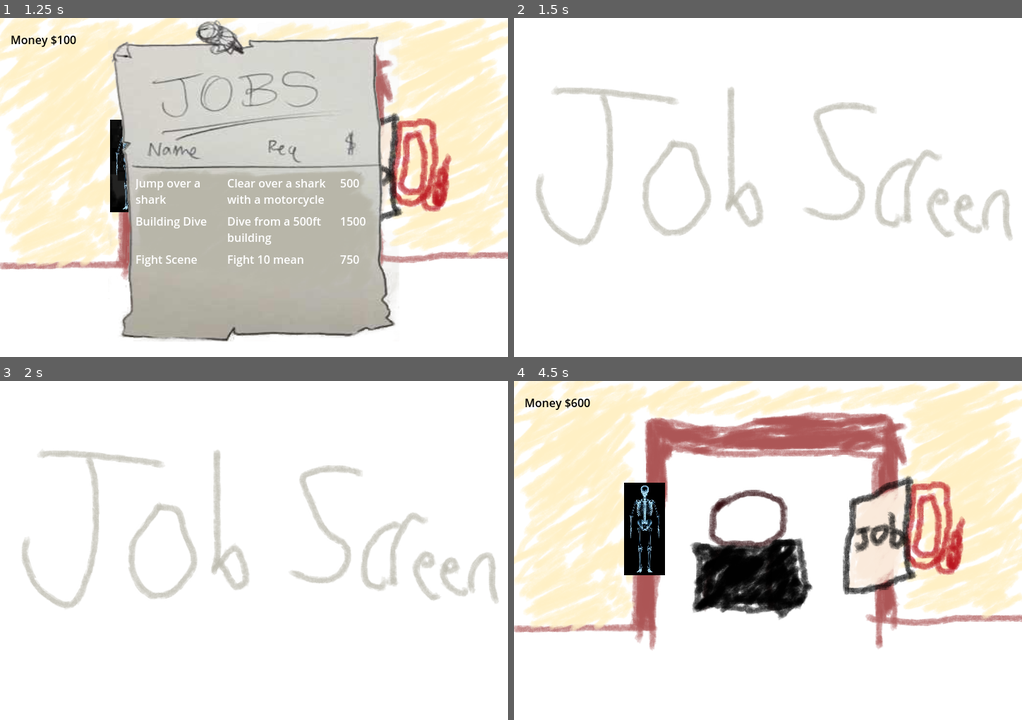
Above: before the commit, frames 1-4 (two rows, left to right).
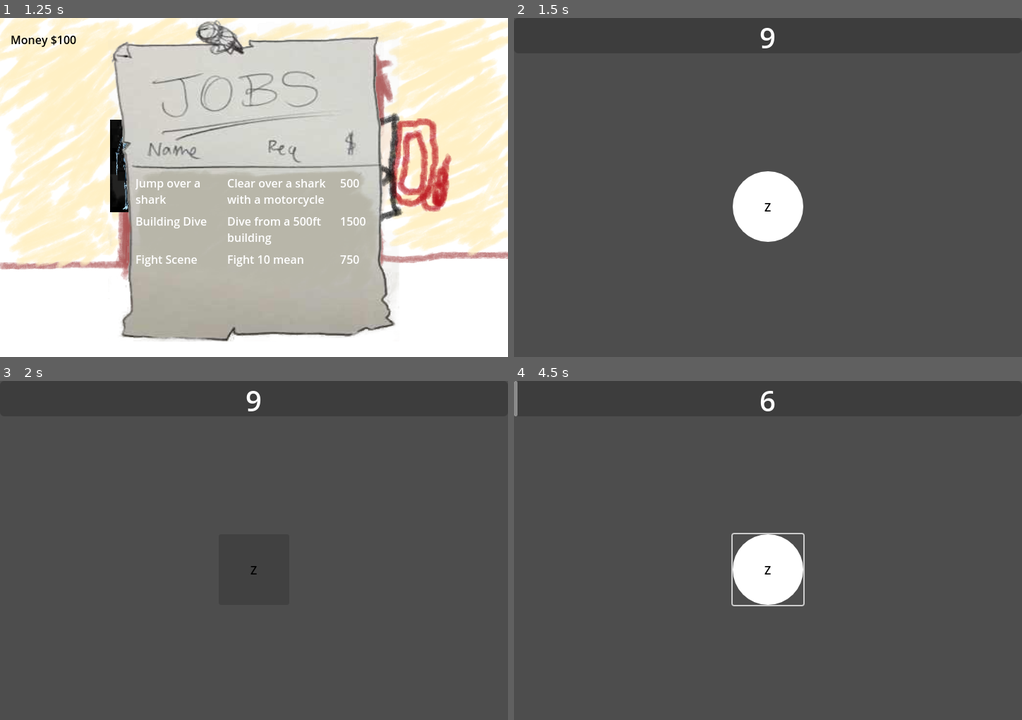
Above: after the commit, the same moments.

Repository: davis-trem/Stunt-Game
Game: Godot game, scene res://scenes/bedroom.tscn
The game is run twice, just before and just after one commit, with the same random seed, the same clock (stepped at 60 frames per second) and the same inputs.
Inputs (mouse positions are in pixels of both pictures, inside the frame that each line leads up to):
- Up to frame 1 (1.25 s): tap Enter at 0.5 s; move the mouse to (365, 177) at 0.52 s; hold Z (qte_1, bound only after the commit) from 0.53 s (still down); click (365, 177) at 0.67 s; tap X (qte_2, bound only after the commit) at 0.8 s
- Up to frame 2 (1.5 s): tap Space at 1.25 s; move the mouse to (768, 190) at 1.27 s; release Z (qte_1, bound only after the commit) at 1.28 s; tap X (qte_2, bound only after the commit) at 1.35 s; click (768, 190) at 1.42 s
- Up to frame 3 (2 s): tap C (qte_3, bound only after the commit) at 1.55 s
- Up to frame 4 (4.5 s): click (768, 570) at 2 s, where only the run after the commit has a clickable "Z"; click (768, 570) at 2.75 s, where only the run after the commit has a clickable "Z"; click (768, 570) at 3.5 s, where only the run after the commit has a clickable "Z"; tap Enter at 4.25 s; move the mouse to (818, 475) at 4.27 s; hold C (qte_3, bound only after the commit) from 4.28 s (still down); click (818, 475) at 4.42 s

Frame 1 is identical in both runs. In frame 2, 98% of the frame differs, in the area x 0-100%, y 0-100%; in frame 3, 100%; in frame 4, 99%.

Commit message:
add qte for mashing and simon says

Diff:
--- a/project.godot
+++ b/project.godot
@@ -30,6 +30,24 @@
 version_control/plugin_name="Godot Git Plugin"
 version_control/autoload_on_startup=true
 
+[input]
+
+qte_1={
+"deadzone": 0.5,
+"events": [Object(InputEventKey,"resource_local_to_scene":false,"resource_name":"","device":-1,"window_id":0,"alt_pressed":false,"shift_pressed":false,"ctrl_pressed":false,"meta_pressed":false,"pressed":false,"keycode":0,"physical_keycode":90,"key_label":0,"unicode":122,"echo":false,"script":null)
+]
+}
+qte_2={
+"deadzone": 0.5,
+"events": [Object(InputEventKey,"resource_local_to_scene":false,"resource_name":"","device":-1,"window_id":0,"alt_pressed":false,"shift_pressed":false,"ctrl_pressed":false,"meta_pressed":false,"pressed":false,"keycode":0,"physical_keycode":88,"key_label":0,"unicode":120,"echo":false,"script":null)
+]
+}
+qte_3={
+"deadzone": 0.5,
+"events": [Object(InputEventKey,"resource_local_to_scene":false,"resource_name":"","device":-1,"window_id":0,"alt_pressed":false,"shift_pressed":false,"ctrl_pressed":false,"meta_pressed":false,"pressed":false,"keycode":0,"physical_keycode":67,"key_label":0,"unicode":99,"echo":false,"script":null)
+]
+}
+
 [rendering]
 
 renderer/rendering_method="gl_compatibility"
--- a/scenes/Job.tscn
+++ b/scenes/Job.tscn
@@ -1,14 +1,12 @@
 [gd_scene load_steps=3 format=3 uid="uid://c7yyhgci03vo0"]
 
-[ext_resource type="Script" path="res://scripts/Job.gd" id="1_30vvc"]
-[ext_resource type="Texture2D" uid="uid://dl4bvv47jtlqo" path="res://backgrounds/jobscreen.png" id="1_65ne7"]
+[ext_resource type="Script" path="res://scripts/Job.gd" id="1_stkav"]
+[ext_resource type="Texture2D" uid="uid://dl4bvv47jtlqo" path="res://backgrounds/jobscreen.png" id="2_ocqir"]
 
 [node name="Job" type="Node2D"]
-script = ExtResource("1_30vvc")
+script = ExtResource("1_stkav")
 
 [node name="TextureRect" type="TextureRect" parent="."]
 offset_right = 40.0
 offset_bottom = 40.0
-texture = ExtResource("1_65ne7")
-
-[connection signal="gui_input" from="TextureRect" to="." method="_on_texture_rect_gui_input"]
+texture = ExtResource("2_ocqir")
--- /dev/null
+++ b/scenes/event_ended_dialog.tscn
@@ -0,0 +1,50 @@
+[gd_scene load_steps=2 format=3 uid="uid://b0felsjplyyn3"]
+
+[ext_resource type="Script" path="res://scripts/event_ended_dialog.gd" id="1_dsy1c"]
+
+[node name="EventEndedDialog" type="Panel"]
+anchors_preset = 15
+anchor_right = 1.0
+anchor_bottom = 1.0
+grow_horizontal = 2
+grow_vertical = 2
+script = ExtResource("1_dsy1c")
+
+[node name="MarginContainer" type="MarginContainer" parent="."]
+layout_mode = 1
+anchors_preset = 15
+anchor_right = 1.0
+anchor_bottom = 1.0
+grow_horizontal = 2
+grow_vertical = 2
+theme_override_constants/margin_left = 30
+theme_override_constants/margin_top = 30
+theme_override_constants/margin_right = 30
+theme_override_constants/margin_bottom = 30
+
+[node name="VBoxContainer" type="VBoxContainer" parent="MarginContainer"]
+layout_mode = 2
+
+[node name="StatusLabel" type="Label" parent="MarginContainer/VBoxContainer"]
+layout_mode = 2
+size_flags_vertical = 6
+theme_override_font_sizes/font_size = 50
+text = "You Lost!"
+horizontal_alignment = 1
+
+[node name="HBoxContainer" type="HBoxContainer" parent="MarginContainer/VBoxContainer"]
+layout_mode = 2
+size_flags_vertical = 3
+
+[node name="RetryButton" type="Button" parent="MarginContainer/VBoxContainer/HBoxContainer"]
+layout_mode = 2
+size_flags_horizontal = 3
+text = "Try Again"
+
+[node name="QuitButton" type="Button" parent="MarginContainer/VBoxContainer/HBoxContainer"]
+layout_mode = 2
+size_flags_horizontal = 3
+text = "Quit"
+
+[connection signal="pressed" from="MarginContainer/VBoxContainer/HBoxContainer/RetryButton" to="." method="_on_retry_button_pressed"]
+[connection signal="pressed" from="MarginContainer/VBoxContainer/HBoxContainer/QuitButton" to="." method="_on_quit_button_pressed"]
--- /dev/null
+++ b/scenes/qte_button.tscn
@@ -0,0 +1,32 @@
+[gd_scene load_steps=2 format=3 uid="uid://e16tod262s3h"]
+
+[sub_resource type="StyleBoxFlat" id="StyleBoxFlat_r2bid"]
+bg_color = Color(1, 1, 1, 1)
+corner_radius_top_left = 50
+corner_radius_top_right = 50
+corner_radius_bottom_right = 50
+corner_radius_bottom_left = 50
+
+[node name="QTEButton" type="Button" groups=["qte_button"]]
+custom_minimum_size = Vector2(100, 100)
+size_flags_horizontal = 4
+size_flags_vertical = 6
+theme_override_styles/normal = SubResource("StyleBoxFlat_r2bid")
+action_mode = 0
+
+[node name="Label" type="Label" parent="."]
+layout_mode = 1
+anchors_preset = 8
+anchor_left = 0.5
+anchor_top = 0.5
+anchor_right = 0.5
+anchor_bottom = 0.5
+offset_left = -29.5
+offset_top = -11.5
+offset_right = 29.5
+offset_bottom = 11.5
+grow_horizontal = 2
+grow_vertical = 2
+theme_override_colors/font_color = Color(0, 0, 0, 1)
+text = "YEERRR"
+horizontal_alignment = 1
--- /dev/null
+++ b/scenes/qte_mashing.tscn
@@ -0,0 +1,44 @@
+[gd_scene load_steps=4 format=3 uid="uid://b238fjfmihkua"]
+
+[ext_resource type="Script" path="res://scripts/qte_manager.gd" id="1_7u7dj"]
+[ext_resource type="PackedScene" uid="uid://b0felsjplyyn3" path="res://scenes/event_ended_dialog.tscn" id="2_6w5k4"]
+[ext_resource type="PackedScene" uid="uid://e16tod262s3h" path="res://scenes/qte_button.tscn" id="2_lmjj7"]
+
+[node name="QteMashing" type="Control"]
+layout_mode = 3
+anchors_preset = 15
+anchor_right = 1.0
+anchor_bottom = 1.0
+grow_horizontal = 2
+grow_vertical = 2
+script = ExtResource("1_7u7dj")
+
+[node name="VBoxContainer" type="VBoxContainer" parent="."]
+layout_mode = 1
+anchors_preset = 15
+anchor_right = 1.0
+anchor_bottom = 1.0
+grow_horizontal = 2
+grow_vertical = 2
+
+[node name="ProgressBar" type="ProgressBar" parent="VBoxContainer"]
+custom_minimum_size = Vector2(0, 50)
+layout_mode = 2
+show_percentage = false
+
+[node name="QTEButton" parent="VBoxContainer" instance=ExtResource("2_lmjj7")]
+layout_mode = 2
+
+[node name="TimerLabel" type="Label" parent="."]
+layout_mode = 2
+offset_right = 720.0
+offset_bottom = 55.0
+theme_override_font_sizes/font_size = 40
+text = "00"
+horizontal_alignment = 1
+
+[node name="Timer" type="Timer" parent="."]
+
+[node name="EventEndedDialog" parent="." instance=ExtResource("2_6w5k4")]
+visible = false
+layout_mode = 1
--- /dev/null
+++ b/scenes/qte_simon_says.tscn
@@ -0,0 +1,62 @@
+[gd_scene load_steps=4 format=3 uid="uid://bwxw5q4m42ukj"]
+
+[ext_resource type="Script" path="res://scripts/qte_manager.gd" id="1_rq5k6"]
+[ext_resource type="PackedScene" uid="uid://b0felsjplyyn3" path="res://scenes/event_ended_dialog.tscn" id="2_5f14w"]
+[ext_resource type="PackedScene" uid="uid://e16tod262s3h" path="res://scenes/qte_button.tscn" id="3_31yyk"]
+
+[node name="QteSimonSays" type="Control"]
+layout_mode = 3
+anchors_preset = 15
+anchor_right = 1.0
+anchor_bottom = 1.0
+grow_horizontal = 2
+grow_vertical = 2
+script = ExtResource("1_rq5k6")
+qte_type = 3
+
+[node name="VBoxContainer" type="VBoxContainer" parent="."]
+layout_mode = 1
+anchors_preset = 15
+anchor_right = 1.0
+anchor_bottom = 1.0
+grow_horizontal = 2
+grow_vertical = 2
+
+[node name="Label" type="Label" parent="VBoxContainer"]
+custom_minimum_size = Vector2(50, 0)
+layout_mode = 2
+size_flags_vertical = 10
+theme_override_font_sizes/font_size = 50
+text = "A B C"
+horizontal_alignment = 1
+autowrap_mode = 2
+
+[node name="HBoxContainer" type="HBoxContainer" parent="VBoxContainer"]
+layout_mode = 2
+size_flags_vertical = 3
+
+[node name="QTEButton" parent="VBoxContainer/HBoxContainer" instance=ExtResource("3_31yyk")]
+layout_mode = 2
+size_flags_horizontal = 6
+
+[node name="QTEButton2" parent="VBoxContainer/HBoxContainer" instance=ExtResource("3_31yyk")]
+layout_mode = 2
+size_flags_horizontal = 6
+
+[node name="QTEButton3" parent="VBoxContainer/HBoxContainer" instance=ExtResource("3_31yyk")]
+layout_mode = 2
+size_flags_horizontal = 6
+
+[node name="TimerLabel" type="Label" parent="."]
+layout_mode = 0
+offset_right = 720.0
+offset_bottom = 55.0
+theme_override_font_sizes/font_size = 40
+text = "00"
+horizontal_alignment = 1
+
+[node name="Timer" type="Timer" parent="."]
+
+[node name="EventEndedDialog" parent="." instance=ExtResource("2_5f14w")]
+visible = false
+layout_mode = 1
--- a/scripts/GameState.gd
+++ b/scripts/GameState.gd
@@ -1,4 +1,6 @@
 extends Node
+
+const QTEManager = preload('res://scripts/qte_manager.gd')
 
 var money = 100
 var round = 1
@@ -12,24 +14,27 @@
 var current_scene
 
 var job_list = [
-		{
-			"id": 1,
-			"job_title": "Jump over a shark",
-			"job_requirements": "Clear over a shark with a motorcycle",
-			"job_payout": 500,
-		},
-		{
-			"id": 2,
-			"job_title": "Building Dive",
-			"job_requirements": "Dive from a 500ft building",
-			"job_payout": 1500,
-		},
-		{
-			"id": 3,
-			"job_title": "Fight Scene",
-			"job_requirements": "Fight 10 mean",
-			"job_payout": 750,
-		},
+	{
+		"id": 1,
+		"job_title": "Jump over a shark",
+		"job_requirements": "Clear over a shark with a motorcycle",
+		"job_payout": 500,
+		"qte_type": QTEManager.TYPE.MASHING,
+	},
+	{
+		"id": 2,
+		"job_title": "Building Dive",
+		"job_requirements": "Dive from a 500ft building",
+		"job_payout": 1500,
+		"qte_type": QTEManager.TYPE.MASHING,
+	},
+	{
+		"id": 3,
+		"job_title": "Fight Scene",
+		"job_requirements": "Fight 10 mean",
+		"job_payout": 750,
+		"qte_type": QTEManager.TYPE.SIMON_SAYS,
+	},
 ]
 func proceedToNextRound():
 	randomizeLifeEvents()
--- a/scripts/JobList.gd
+++ b/scripts/JobList.gd
@@ -12,6 +12,7 @@
 		instance.get_node("JobPayout").text = str(job["job_payout"])
 		instance.name = "jobposting_" + str(job["id"])
 		instance.job_idx = i
+		instance.qte_type = job["qte_type"]
 		add_child(instance)
 
 
--- /dev/null
+++ b/scripts/event_ended_dialog.gd
@@ -0,0 +1,28 @@
+extends Panel
+
+@onready var retry_button = $MarginContainer/VBoxContainer/HBoxContainer/RetryButton
+@onready var quit_button = $MarginContainer/VBoxContainer/HBoxContainer/QuitButton
+@onready var status_label = $MarginContainer/VBoxContainer/StatusLabel
+
+signal retry_button_pressed
+signal quit_button_pressed
+
+
+func show_dialog(has_failed: bool, can_retry: bool = true):
+	if has_failed:
+		status_label.text = 'You suck ass'
+		retry_button.visible = can_retry
+	else:
+		status_label.text = 'Good shit'
+		retry_button.hide()
+	show()
+
+
+func _on_retry_button_pressed():
+	hide()
+	retry_button_pressed.emit()
+
+
+func _on_quit_button_pressed():
+	hide()
+	quit_button_pressed.emit()
--- a/scripts/job_posting.gd
+++ b/scripts/job_posting.gd
@@ -1,6 +1,16 @@
 extends GridContainer
 
+const QTEManager = preload('res://scripts/qte_manager.gd')
+const QTE_MASHING = preload('res://scenes/qte_mashing.tscn')
+const QTE_SIMON_SAYS = preload('res://scenes/qte_simon_says.tscn')
+
+const QTE_TYPE_TO_SCENE = {
+	QTEManager.TYPE.MASHING: QTE_MASHING,
+	QTEManager.TYPE.SIMON_SAYS: QTE_SIMON_SAYS,
+}
+
 var job_idx
+var qte_type: QTEManager.TYPE
 
 # Called when the node enters the scene tree for the first time.
 func _ready():
@@ -14,6 +24,6 @@
 
 func _gui_input(event):
 	if  event is InputEventMouseButton and event.pressed and event.button_index == MOUSE_BUTTON_LEFT:
-		var scene = preload("res://scenes/Job.tscn").instantiate()
+		var scene = QTE_TYPE_TO_SCENE[qte_type].instantiate()
 		scene.job_idx = job_idx
 		GameState.scene_swapper(scene)
--- /dev/null
+++ b/scripts/qte_manager.gd
@@ -0,0 +1,154 @@
+class_name QTEManager
+extends Control
+
+enum TYPE {
+	MASHING,
+	QUICK_PRESS,
+	RHYTHM,
+	SIMON_SAYS,
+	BALANCE,
+}
+
+@export var qte_type: TYPE
+var qte_buttons = []
+var action_names = []
+var wait_times = {
+	TYPE.MASHING: 10,
+	TYPE.SIMON_SAYS: 5,
+}
+
+signal event_finished(has_failed: bool)
+
+@onready var timer = $Timer
+@onready var timer_label = $TimerLabel
+@onready var event_ended_dialog = $EventEndedDialog
+
+var simon_says_list = []
+var job_idx
+
+
+# Called when the node enters the scene tree for the first time.
+func _ready():
+	qte_buttons = get_tree().get_nodes_in_group('qte_button')
+	for index in qte_buttons.size():
+		var button = qte_buttons[index]
+		var action_name = 'qte_{0}'.format([index + 1])
+		action_names.append(action_name)
+		button.pressed.connect(func ():
+			var event = InputEventAction.new()
+			event.action = action_name
+			event.pressed = true
+			Input.parse_input_event(event)
+		)
+		# Every button should have a label as a child
+		button.get_child(0).text = _get_action_button_text(action_name)
+
+	event_ended_dialog.retry_button_pressed.connect(_handle_event_ended_dialog_retry_button_pressed)
+	event_ended_dialog.quit_button_pressed.connect(_handle_event_ended_dialog_quit_button_pressed)
+
+	timer.timeout.connect(_handle_timer_timeout)
+
+	match qte_type:
+		TYPE.MASHING:
+			_start_mashing_event()
+		TYPE.SIMON_SAYS:
+			_start_simon_says_event()
+
+
+# Called every frame. 'delta' is the elapsed time since the previous frame.
+func _process(delta):
+	if event_ended_dialog.visible:
+		return
+
+	timer_label.text = str(int(timer.time_left))
+
+	match qte_type:
+		TYPE.MASHING:
+			$VBoxContainer/ProgressBar.value -= 0.7
+
+
+func _input(event):
+	if event_ended_dialog.visible:
+		return
+
+	match qte_type:
+		TYPE.MASHING:
+			_mash_button(event)
+		TYPE.SIMON_SAYS:
+			_simon_says_input(event)
+
+
+func _mash_button(event: InputEvent):
+	if event.is_action_pressed('qte_1'):
+		$VBoxContainer/ProgressBar.value += 10
+
+
+func _start_mashing_event():
+	$VBoxContainer/ProgressBar.value = 0
+	timer.wait_time = wait_times[TYPE.MASHING]
+	timer.start()
+
+
+func _simon_says_input(event: InputEvent):
+	if simon_says_list.is_empty():
+		return
+
+	if event.is_action_pressed('qte_1') or event.is_action_pressed('qte_2') or event.is_action_pressed('qte_3'):
+		if event.is_action_pressed(simon_says_list[0]):
+			simon_says_list.pop_front()
+			if simon_says_list.is_empty():
+				event_finished.emit(false)
+				event_ended_dialog.show_dialog(false)
+		else:
+			event_finished.emit(true)
+			event_ended_dialog.show_dialog(true)
+
+
+func _start_simon_says_event():
+	timer.wait_time = wait_times[TYPE.SIMON_SAYS]
+	simon_says_list = []
+	for i in 5:
+		var random_action = action_names[randi() % action_names.size()]
+		simon_says_list.append(random_action)
+	$VBoxContainer/Label.text = 'Remember ' + ', '.join(
+		simon_says_list.map(func (action): return _get_action_button_text(action))
+	)
+	get_tree().paused = true
+	await get_tree().create_timer(3.0).timeout
+	get_tree().paused = false
+	$VBoxContainer/Label.text = 'Enter combination!'
+	timer.start()
+
+
+func _handle_event_ended_dialog_retry_button_pressed():
+	match qte_type:
+		TYPE.MASHING:
+			_start_mashing_event()
+		TYPE.SIMON_SAYS:
+			_start_simon_says_event()
+
+
+func _handle_event_ended_dialog_quit_button_pressed():
+	GameState.money += GameState.job_list[job_idx]["job_payout"]
+	print(GameState.round)
+	GameState.proceedToNextRound()
+	print(GameState.round)
+	var scene = preload("res://scenes/bedroom.tscn").instantiate()
+	GameState.scene_swapper(scene)
+
+
+func _handle_timer_timeout():
+	timer.stop()
+	match qte_type:
+		TYPE.MASHING:
+			event_finished.emit($VBoxContainer/ProgressBar.value < 95)
+			event_ended_dialog.show_dialog($VBoxContainer/ProgressBar.value < 95)
+		TYPE.SIMON_SAYS:
+			event_finished.emit(true)
+			event_ended_dialog.show_dialog(true)
+
+
+func _get_action_button_text(action_name: String) -> String:
+	var input_events = InputMap.action_get_events(action_name)
+	# TODO: get input event by OS
+	return input_events[0].as_text().split(' ')[0]
